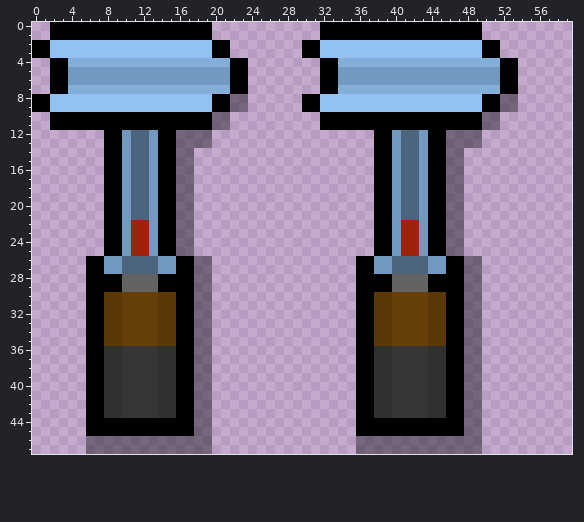
File history of a pixel-art sprite, sprites/spr_battery/ff242b47-43a9-4e7e-88a1-570244822306.png. This is how it looked before the edit.
The file is 120x96 pixels, drawn in blocks of 2x2; one block is one cell here.
And afterwards:
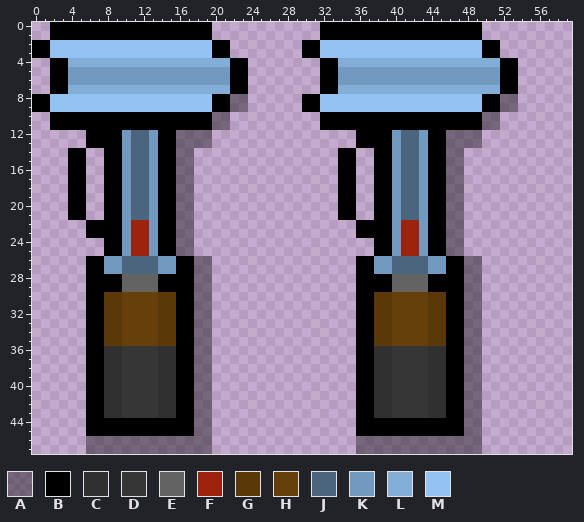
Palette (. is transparent): A #00000064  B #000000  C #303030  D #363636  E #636363  F #9e230f  G #5b3808  H #663f0a  J #4c657f  K #7299bf  L #82aed8  M #91c2f2
The edit:
{"y":12,"x":6,"old":"..","new":"BB"}
{"y":12,"x":36,"old":"..","new":"BB"}
{"y":13,"x":6,"old":"..","new":"BB"}
{"y":13,"x":36,"old":"..","new":"BB"}
{"y":14,"x":4,"old":"..","new":"BB"}
{"y":14,"x":34,"old":"..","new":"BB"}
{"y":15,"x":4,"old":"..","new":"BB"}
{"y":15,"x":34,"old":"..","new":"BB"}
{"y":16,"x":4,"old":"..","new":"BB"}
{"y":16,"x":34,"old":"..","new":"BB"}
{"y":17,"x":4,"old":"..","new":"BB"}
{"y":17,"x":34,"old":"..","new":"BB"}
{"y":18,"x":4,"old":"..","new":"BB"}
{"y":18,"x":34,"old":"..","new":"BB"}
{"y":19,"x":4,"old":"..","new":"BB"}
{"y":19,"x":34,"old":"..","new":"BB"}
{"y":20,"x":4,"old":"..","new":"BB"}
{"y":20,"x":34,"old":"..","new":"BB"}
{"y":21,"x":4,"old":"..","new":"BB"}
{"y":21,"x":34,"old":"..","new":"BB"}
{"y":22,"x":6,"old":"..","new":"BB"}
{"y":22,"x":36,"old":"..","new":"BB"}
{"y":23,"x":6,"old":"..","new":"BB"}
{"y":23,"x":36,"old":"..","new":"BB"}
